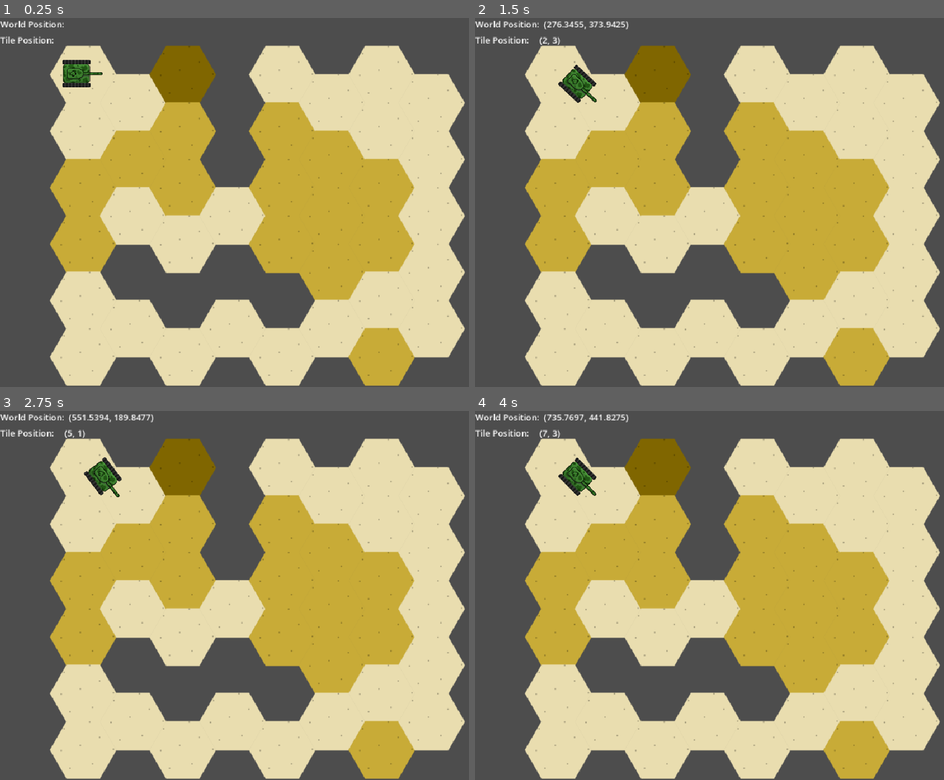
Above: before the commit, frames 1-4 (two rows, left to right).
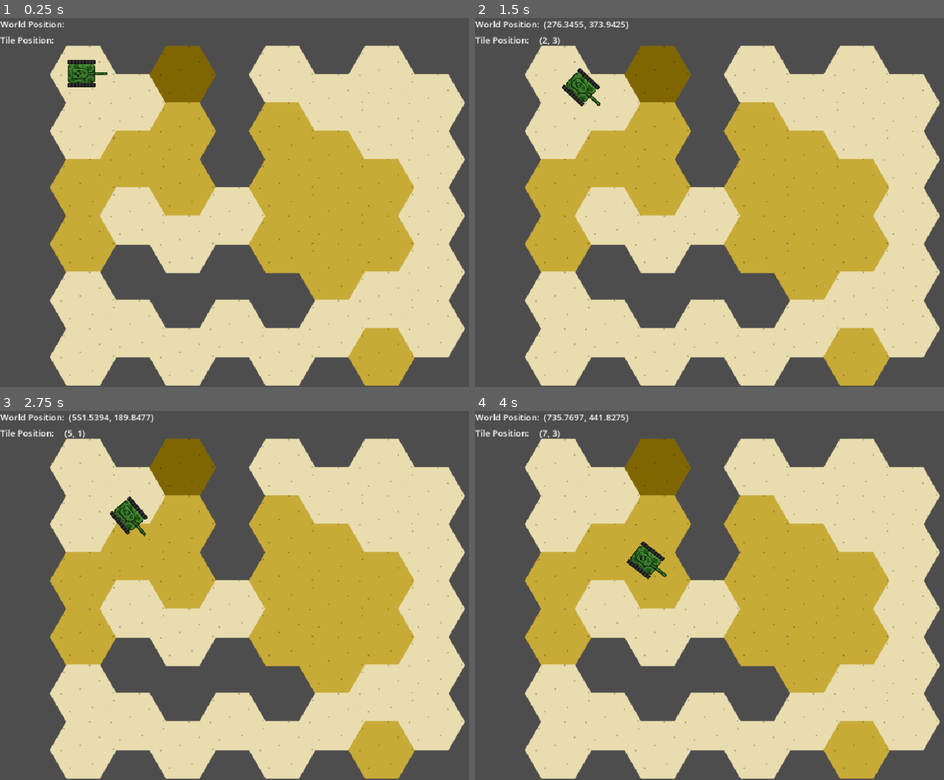
Above: after the commit, the same moments.

Repository: jozsi264/war-of-tanks
Game: Godot game, scene res://scenes/world.tscn
Two runs of this game, one before a commit and one after it. Both use one fixed random seed, a clock stepped at 60 frames per second and the inputs below.
Inputs (mouse positions are in pixels of both pictures, inside the frame that each line leads up to):
- Up to frame 1 (0.25 s): no input
- Up to frame 2 (1.5 s): tap Enter at 0.5 s; move the mouse to (836, 184) at 0.52 s; press the mouse at (836, 184) at 0.53 s; move the mouse to (625, 220) at 1.27 s; release the mouse at (625, 220) at 1.28 s; click (625, 220) at 1.35 s
- Up to frame 3 (2.75 s): move the mouse to (300, 514) at 2.02 s; press the mouse at (300, 514) at 2.03 s
- Up to frame 4 (4 s): move the mouse to (700, 669) at 2.77 s; release the mouse at (700, 669) at 2.78 s; click (700, 669) at 2.85 s; move the mouse to (873, 650) at 3.52 s; press the mouse at (873, 650) at 3.53 s

The runs differ from the first frame. In frame 1, 0.4% of the frame differs, in the area x 13-23%, y 11-19%; in frame 2, 0.4%; in frame 3, 0.9%, in the area x 17-32%, y 12-35%; in frame 4, 0.9%.

Commit message:
Rotation issues.

Diff:
--- a/scenes/player.tscn
+++ b/scenes/player.tscn
@@ -52,6 +52,7 @@
 [node name="Sprite2D" type="Sprite2D" parent="."]
 rotation = 1.5708
 texture = ExtResource("2_g2els")
+offset = Vector2(0, -9)
 hframes = 6
 
 [node name="CollisionShape2D" type="CollisionShape2D" parent="."]
--- a/scripts/player.gd
+++ b/scripts/player.gd
@@ -82,12 +82,11 @@
 		if angle > swapped_angle - max_difference and angle < swapped_angle + max_difference:
 			angle = swapped_angle
 
-	return angle
+	return roundi(angle)
 
 func _physics_process(delta):
 	if target:
 		if should_rotate:
-			var delta_sign  = 1
 			#print(
 				#'PRE',
 				#global_position,
@@ -110,11 +109,19 @@
 				)
 			)
 
-			# FIXME
-			#if player_initial_view_angle == 150 and angle_to_player == -90:
-				#angle_to_player = 150 + 60
+			if rotation_degrees == 150 and angle_to_player == -90:
+				rotation_degrees -= 360
+			if rotation_degrees == -150 and angle_to_player == 150:
+				rotation_degrees += 360
+			# IDE ketszer fut be, meghozza a 150 -> -150 atmenetnel
+			if rotation_degrees == 90 and angle_to_player == -150:
+				rotation_degrees -= 360
+			if rotation_degrees == -150 and angle_to_player == 90:
+				rotation_degrees += 360
+			if rotation_degrees == -90 and angle_to_player == 150:
+				rotation_degrees += 360
 
-			rotation_degrees = move_toward(rotation_degrees, angle_to_player, delta_sign * delta * 100)
+			rotation_degrees = move_toward(rotation_degrees, angle_to_player, delta * 100)
 
 			print(
 				'POST',
@@ -126,7 +133,7 @@
 			)
 
 			if snap_to_fix_angle(angle_to_player) == snap_to_fix_angle(rotation_degrees):
-				print("rotation stops")
+				print("rotation stops", snap_to_fix_angle(angle_to_player))
 				should_rotate = false
 		else:
 			rotation_degrees = snap_to_fix_angle(rotation_degrees)
